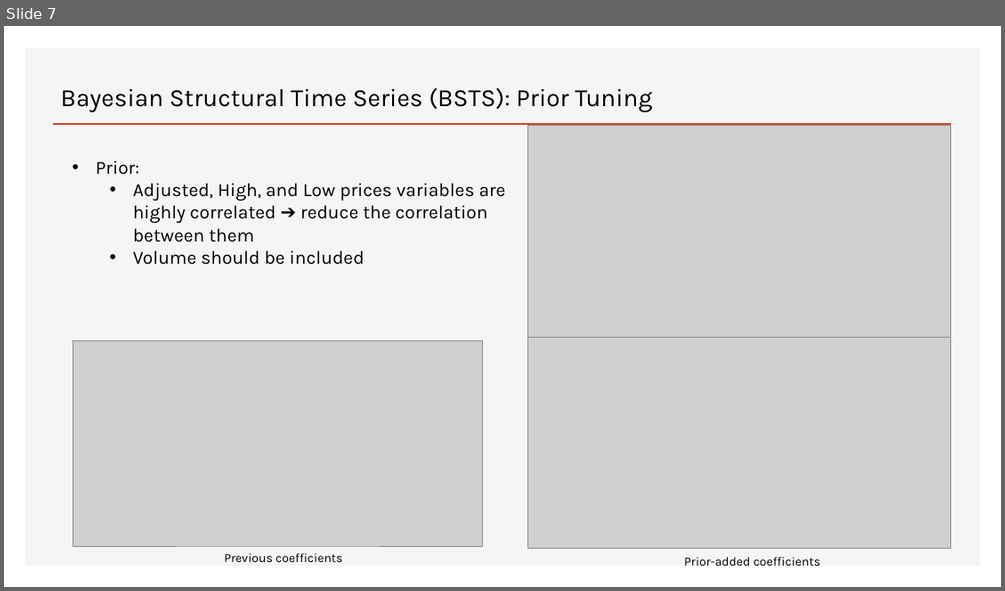
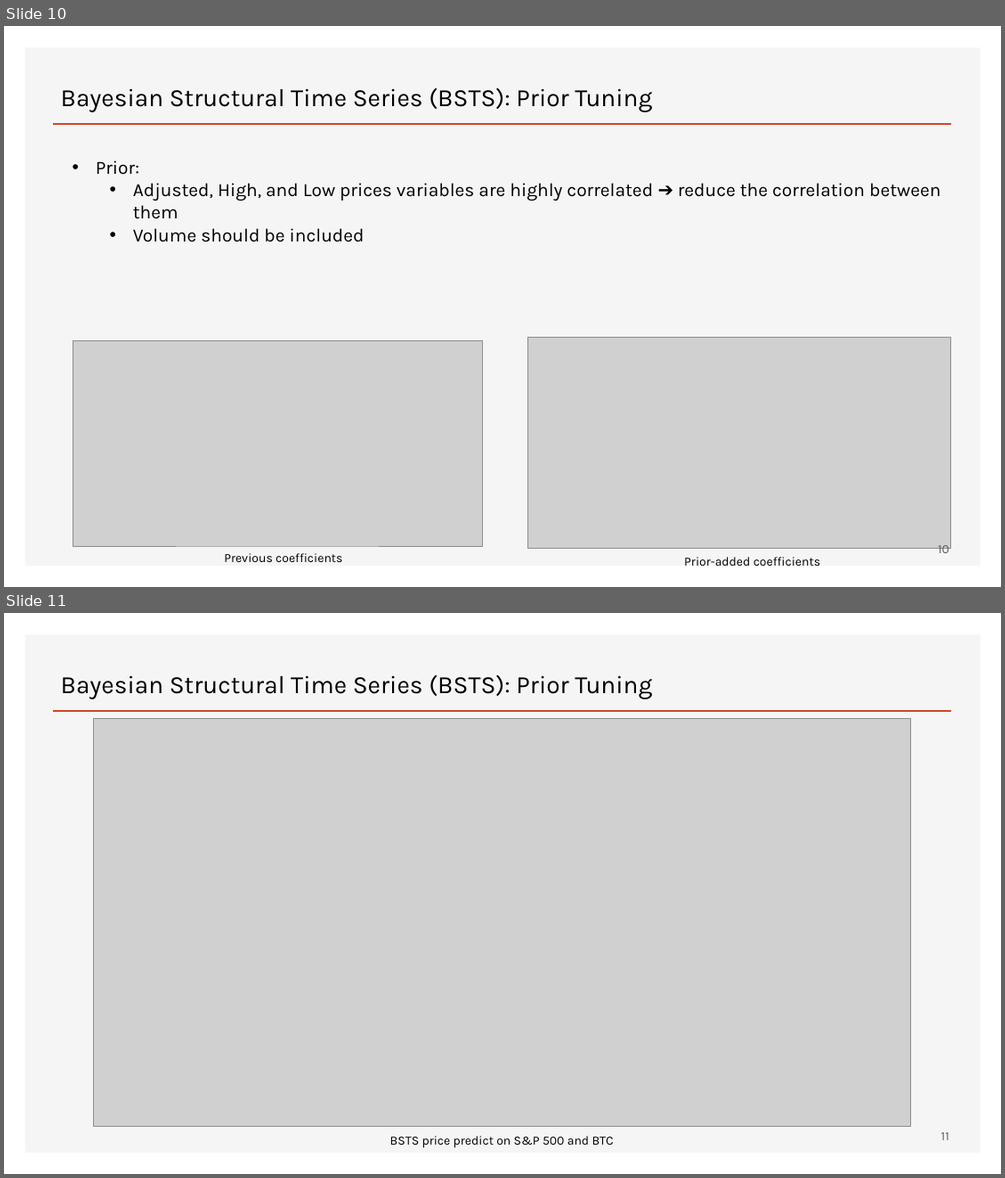
Before and after one commit to hieum98/Stock-Price-Prediction, a slide deck: HieuMan_FinalProj.pptx. Shown one above the other, each under a label of ours: slide 7 before the commit, slides 10 and 11 after it. The pictures are 1005x591 and 1005x1178 pixels, drawn with LibreOffice and Linux fonts; fonts in the diff are those of the drawing; grey boxes stand for pictures. Boxes give left, top, right and bottom in pixels: in the first picture for what was removed or moved away, otherwise in the second. Text is boxed around its words. In the diff, an @@ line names an element or a change of style, - is before the commit and + after.

```diff
--- a/HieuMan_FinalProj.pptx
+++ b/HieuMan_FinalProj.pptx
@@ slide 11 added at (x1=4, y1=613, x2=1001, y2=1174), background #FFFFFF; not listed: 2 template elements that a slide beside it also shows @@
@@ subtitle added at (x1=61, y1=675, x2=652, y2=699), 24 pt, text #000000 @@
+Bayesian Structural Time Series (BSTS): Prior Tuning
@@ picture added at (x1=94, y1=718, x2=910, y2=1127) @@
@@ text added at (x1=390, y1=1135, x2=614, y2=1148), 12 pt, text #000000 @@
+BSTS price predict on S&P 500 and BTC
@@ page number added at (x1=941, y1=1132, x2=949, y2=1140), 12 pt, text #595959 @@
+11
@@ what was slide 7 is now slide 10 @@
@@ slide 10 changed as well @@
@@ text "Prior:" rewrapped from (x1=96, y1=160, x2=506, y2=265) to (x1=96, y1=160, x2=941, y2=242) @@
@@ picture removed at (x1=528, y1=126, x2=951, y2=338) @@
@@ page number added at (x1=938, y1=545, x2=949, y2=553), 12 pt, text #595959 @@
+10
```
Also in this commit, not shown: 7 other slides changed, 3 other slides added.
